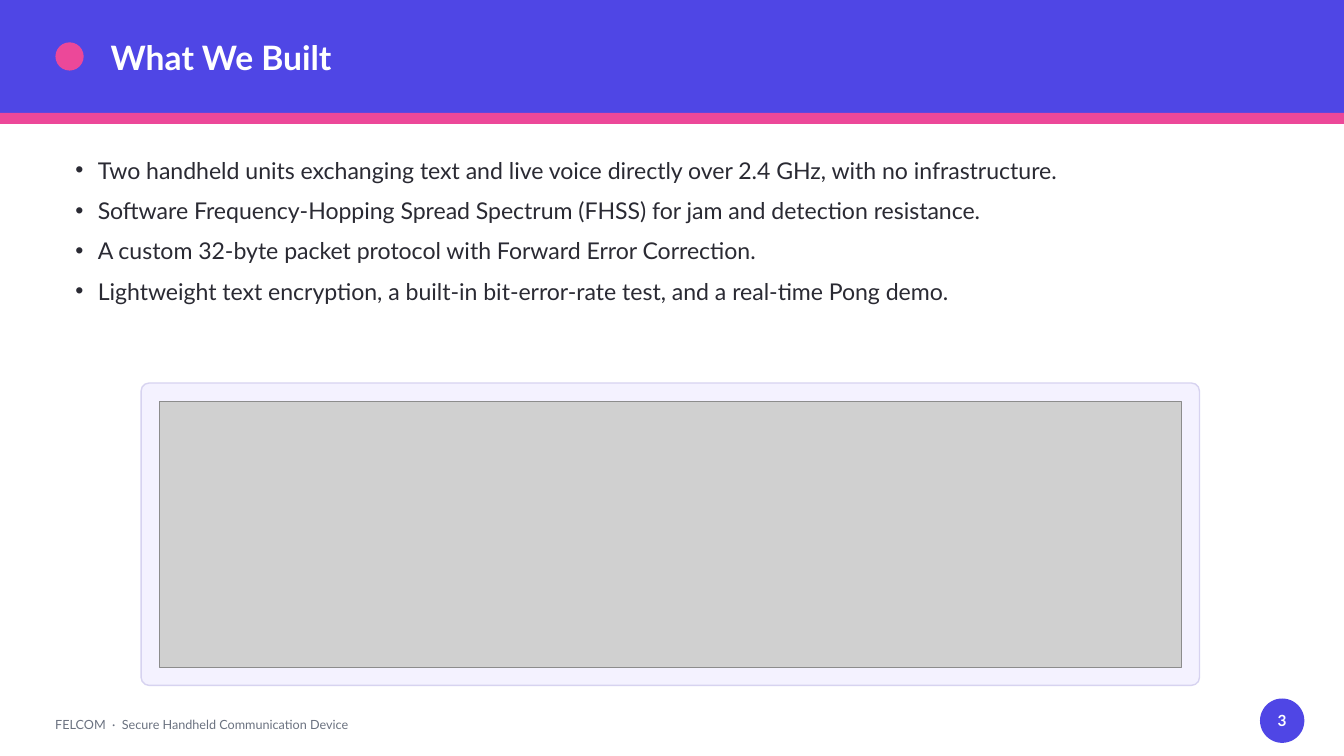
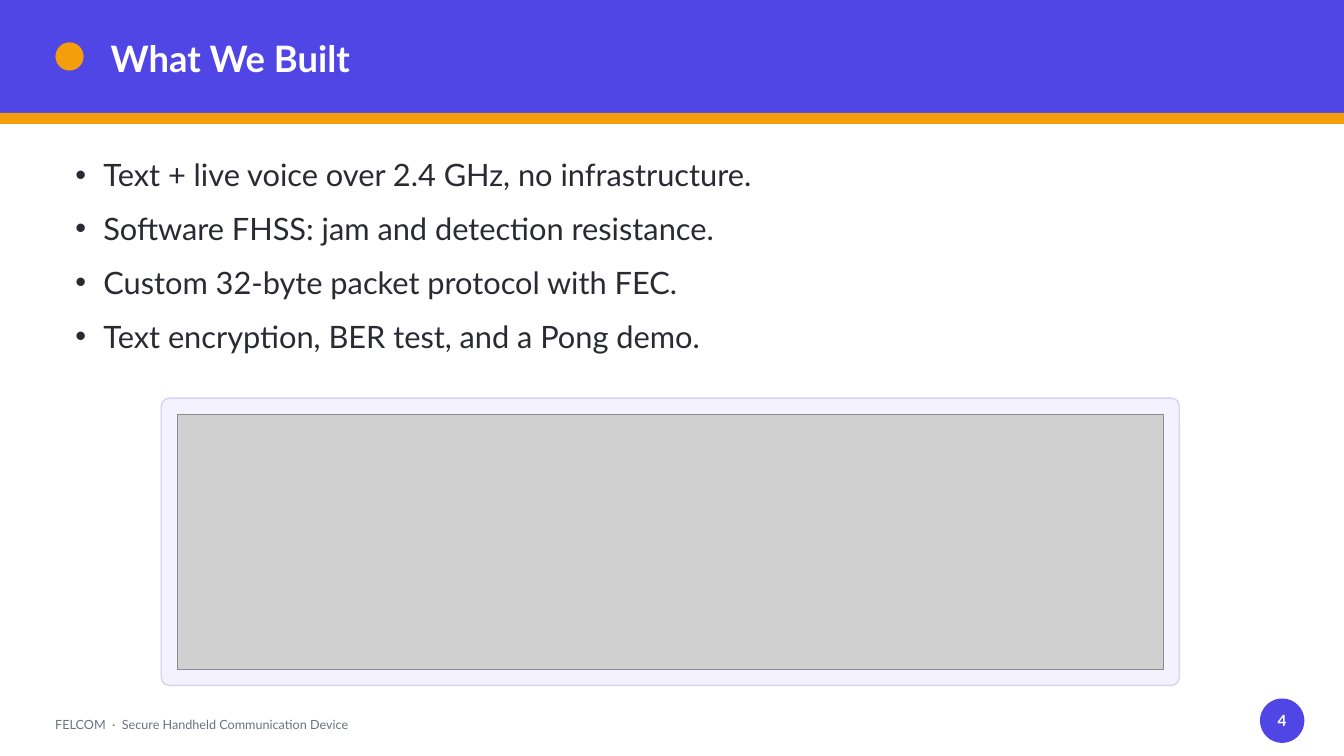
Before and after one commit to MarcEGed/Mini-Project, a slide deck: slide 4 of FELCOM_Presentation.pptx (slide 3 before the commit). Drawn at 1344x756 pixels with LibreOffice and Linux fonts; fonts in the diff are those of the drawing; grey boxes stand for pictures. Boxes give left, top, right and bottom in pixels: in the first picture for what was removed or moved away, otherwise in the second. Text is boxed around its words. In the diff, an @@ line names an element or a change of style, - is before the commit and + after.

```diff
--- a/FELCOM_Presentation.pptx
+++ b/FELCOM_Presentation.pptx
@@ text "What We Built" at [111,45,350,73]: size 24 to 26 pt @@
@@ ellipse at [55,42,84,71]: fill #EC4899 to #F59E0B @@
@@ rectangle at [0,113,1344,124]: fill #EC4899 to #F59E0B @@
@@ text at [103,163,752,354]: text changed; size 16.5 to 22 pt @@
-• Two handheld units exchanging text and live voice directly over 2.4 GHz, with no infrastructure.
-• Software Frequency-Hopping Spread Spectrum (FHSS) for jam and detection resistance.
-• A custom 32-byte packet protocol with Forward Error Correction.
-• Lightweight text encryption, a built-in bit-error-rate test, and a real-time Pong demo.
+• Text + live voice over 2.4 GHz, no infrastructure.
+• Software FHSS: jam and detection resistance.
+• Custom 32-byte packet protocol with FEC.
+• Text encryption, BER test, and a Pong demo.
@@ rounded rectangle: place and size @@
-rounded rectangle at [141,383,1200,686]
+rounded rectangle at [161,398,1180,686]
@@ rounded rectangle at [161,398,1180,686]: proportions changed @@
@@ picture: place and size @@
-picture at [159,401,1182,667]
+picture at [177,414,1164,669]
@@ text at [1278,715,1287,726]: text changed @@
-3
+4
```
Also in this commit, not shown: 11 other slides changed, 3 slides added, 1 slide removed.
